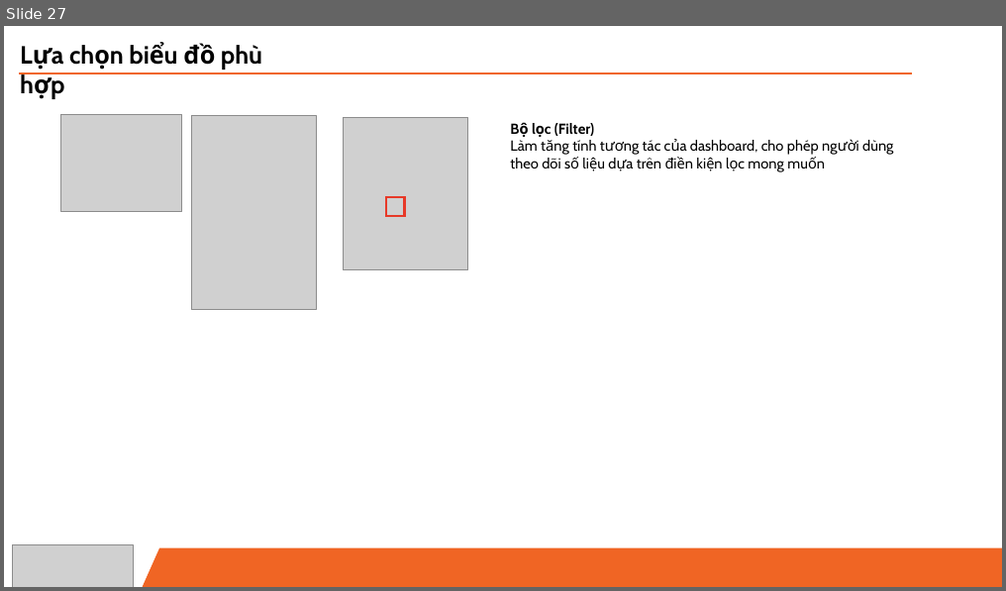
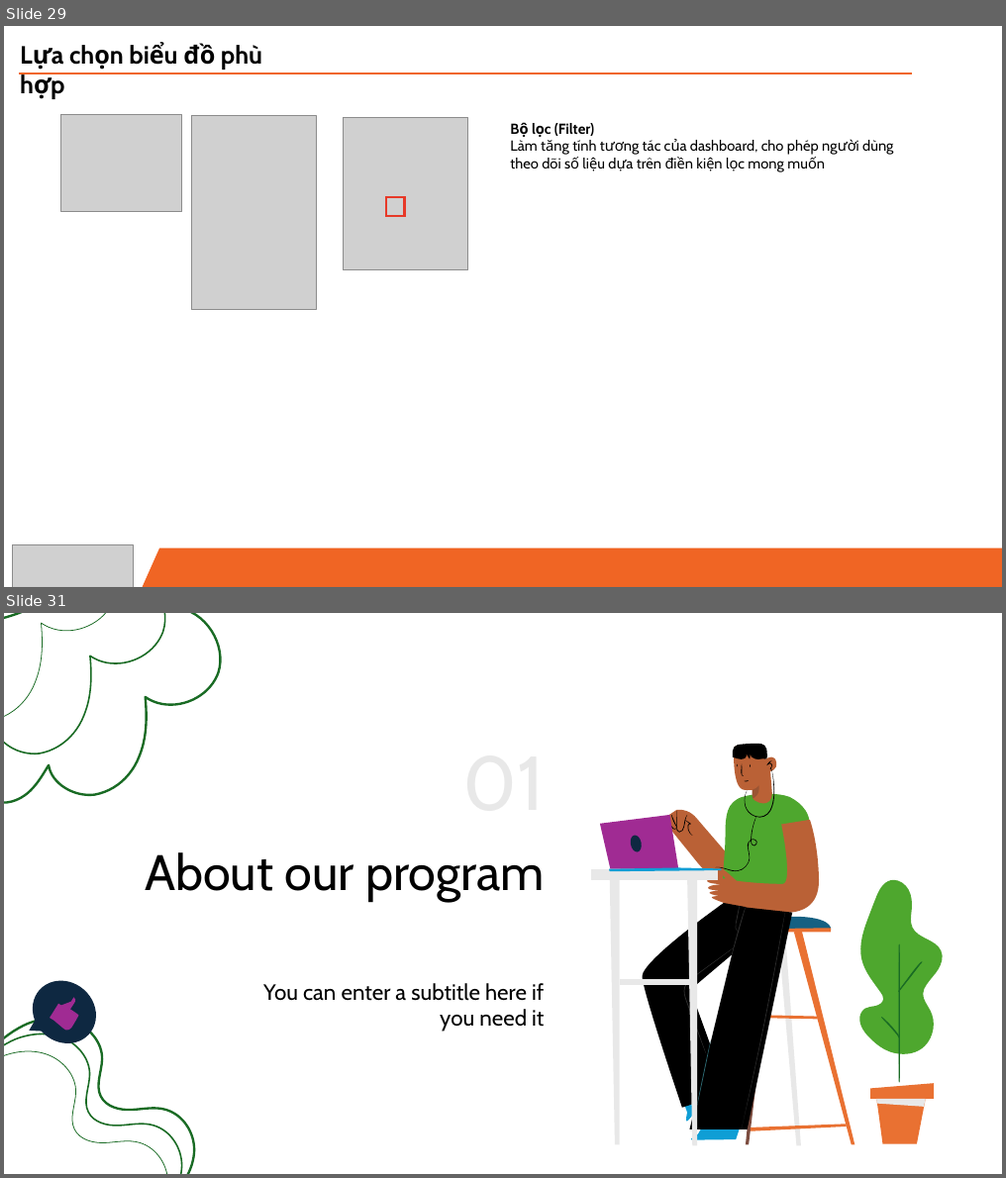
Before and after one commit to rayonjuly/rayopublic, a slide deck: 3. PBI Teaching/PBI Teaching_Slide.pptx. Shown one above the other, each under a label of ours: slide 27 before the commit, slides 29 and 31 after it; the slides between them are not shown. The pictures are 1006x591 and 1006x1178 pixels, drawn with LibreOffice and Linux fonts; fonts in the diff are those of the drawing; grey boxes stand for pictures; background and template pictures are left out. Boxes give left, top, right and bottom in pixels: in the first picture for what was removed or moved away, otherwise in the second. Text is boxed around its words. In the diff, an @@ line names an element or a change of style, - is before the commit and + after.

```diff
--- a/3. PBI Teaching/PBI Teaching_Slide.pptx
+++ b/3. PBI Teaching/PBI Teaching_Slide.pptx
@@ slide 31 added at box(4, 613, 1002, 1174), background picture (left out) @@
@@ freeform shape added at box(4, 613, 272, 867), outline #196B24 2.25 pt @@
@@ freeform shape added at box(4, 613, 217, 826), outline #196B24 1.5 pt @@
@@ freeform shape added at box(4, 613, 168, 793), outline #196B24 0.75 pt @@
@@ freeform shape added at box(600, 669, 846, 1069), fill #FFFFFF @@
@@ freeform shape added at box(604, 674, 845, 1062), fill #FFFFFF at 62% opacity @@
@@ freeform shape added at box(604, 674, 845, 1062), fill #FFFFFF at 62% opacity @@
@@ title added at box(421, 735, 555, 827), 73.3 pt, text #E8E8E8 @@
+01
@@ group added at box(591, 744, 854, 1147): 44 freeform shapes @@
@@ title added at box(145, 853, 545, 901), 48 pt, text #000000 @@
+About our program
@@ speech bubble added at box(20, 968, 109, 1058), fill #0E2841 @@
@@ freeform shape added at box(4, 979, 217, 1174), outline #196B24 2.25 pt @@
@@ freeform shape added at box(4, 995, 204, 1174), outline #196B24 1.5 pt @@
@@ freeform shape added at box(49, 992, 86, 1033), fill #A02B93 @@
@@ subtitle added at box(263, 983, 544, 1032), 21.3 pt, text #000000 @@
+You can enter a subtitle here if you need it
@@ freeform shape added at box(4, 1012, 191, 1174), outline #196B24 0.75 pt @@
@@ group added at box(858, 880, 944, 1145): 7 freeform shapes @@
@@ what was slide 27 is now slide 29 @@
```
Also in this commit, not shown: 3 other slides added, 8 other files.
